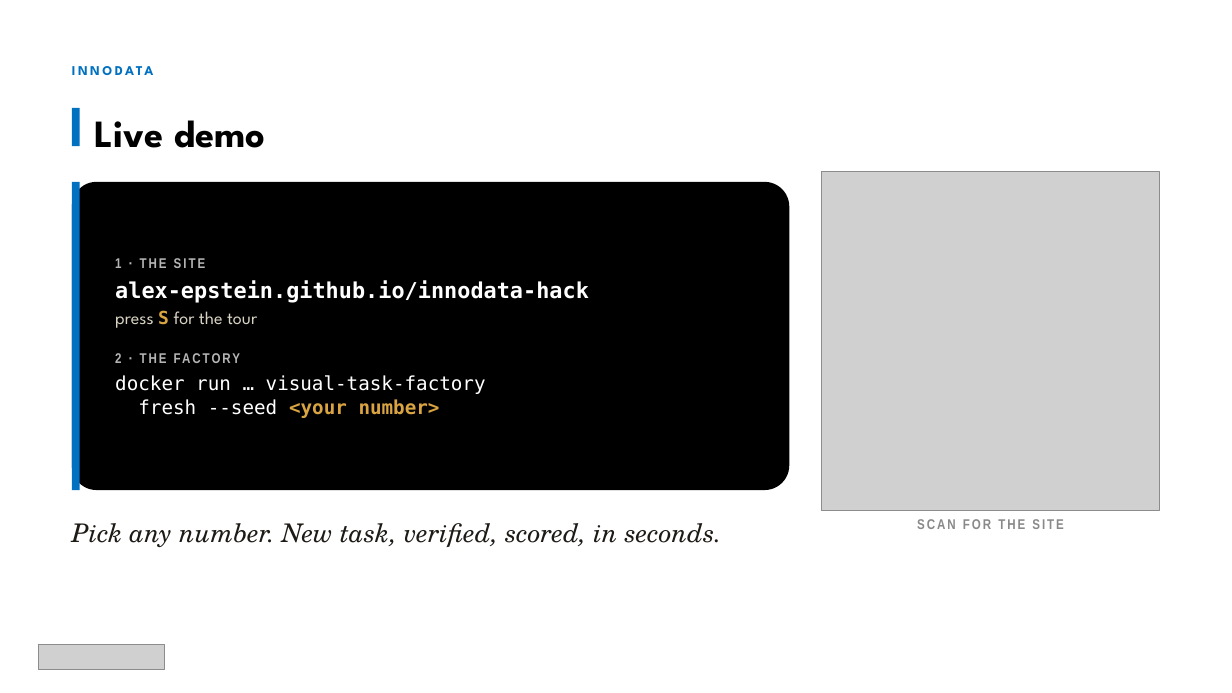
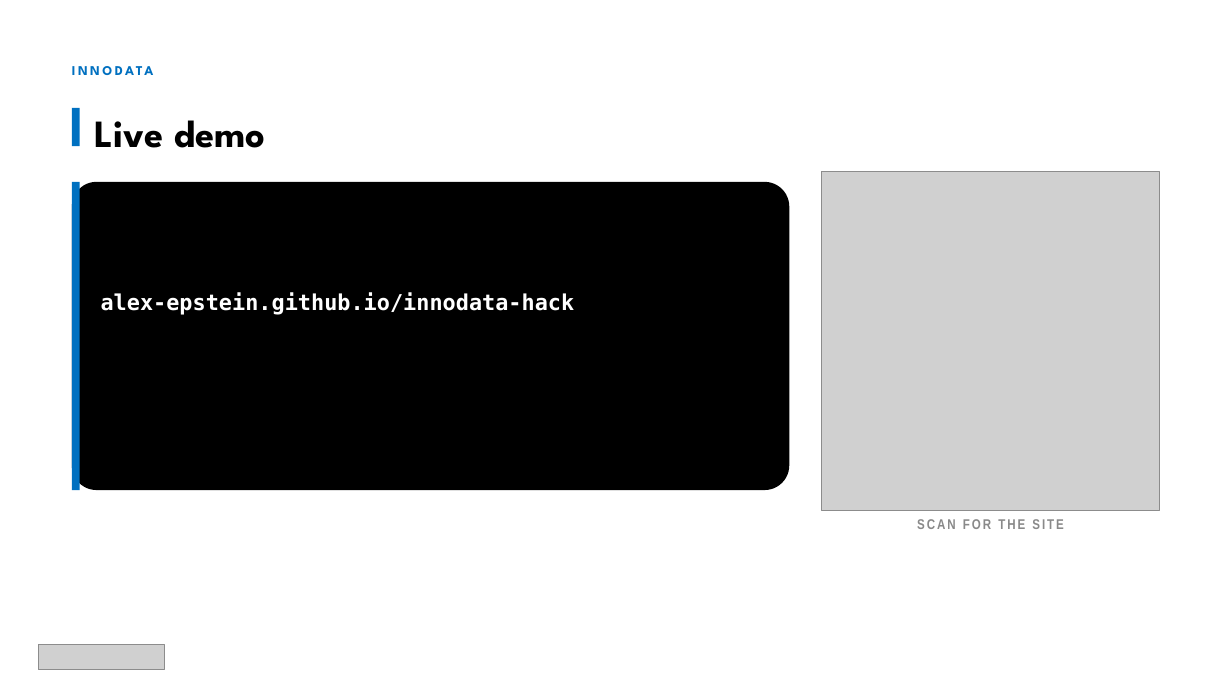
Before and after one commit to Alex-Epstein/innodata-hack, a slide deck: slide 3 of slides/TheMapVsTheMountain.pptx. Drawn at 1232x693 pixels with LibreOffice and Linux fonts; fonts in the diff are those of the drawing; grey boxes stand for pictures. Boxes give left, top, right and bottom in pixels: in the first picture for what was removed or moved away, otherwise in the second. Text is boxed around its words. In the diff, an @@ line names an element or a change of style, - is before the commit and + after.

```diff
--- a/slides/TheMapVsTheMountain.pptx
+++ b/slides/TheMapVsTheMountain.pptx
@@ text "alex-epstein.github.io/innodata-hack": place and size @@
-text "alex-epstein.github.io/innodata-hack" at (115, 258, 589, 418)
+text "alex-epstein.github.io/innodata-hack" at (101, 292, 575, 315)
@@ text at (115, 258, 206, 268): paragraph removed @@
-1 · THE SITE
@@ text at (115, 310, 486, 418): paragraphs removed @@
-press S for the tour
-2 · THE FACTORY
-docker run … visual-task-factory
-fresh --seed <your number>
@@ text removed at (72, 523, 722, 547) @@
-Pick any number. New task, verified, scored, in seconds.
```
Also in this commit, not shown: 2 other slides changed, 1 other file.
